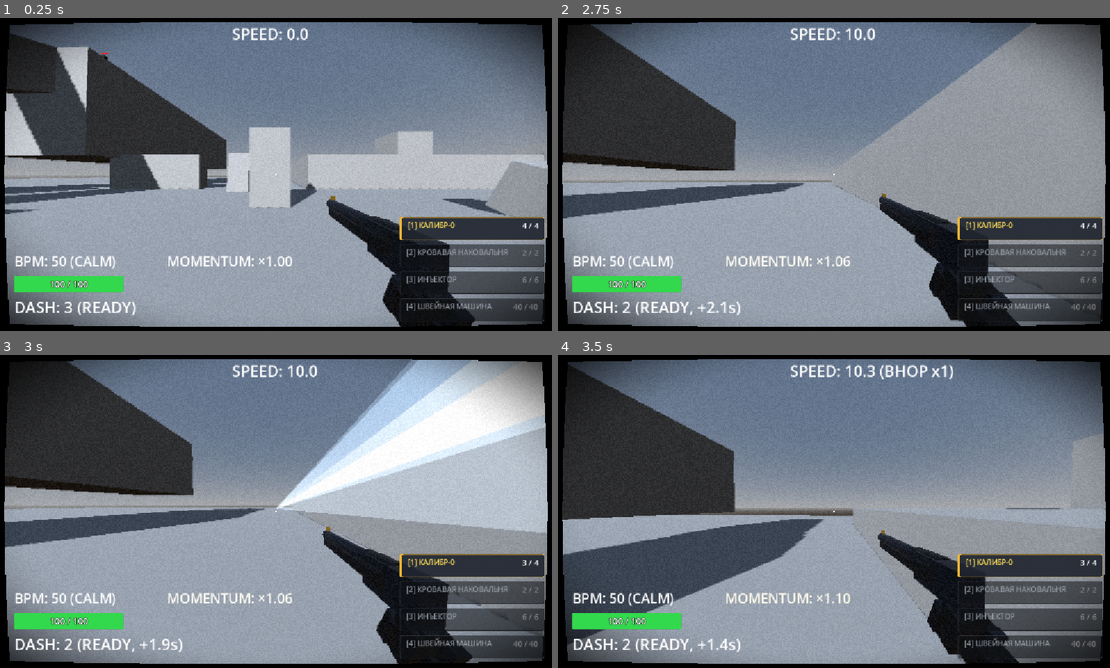
Above: before the commit, frames 1-4 (two rows, left to right).
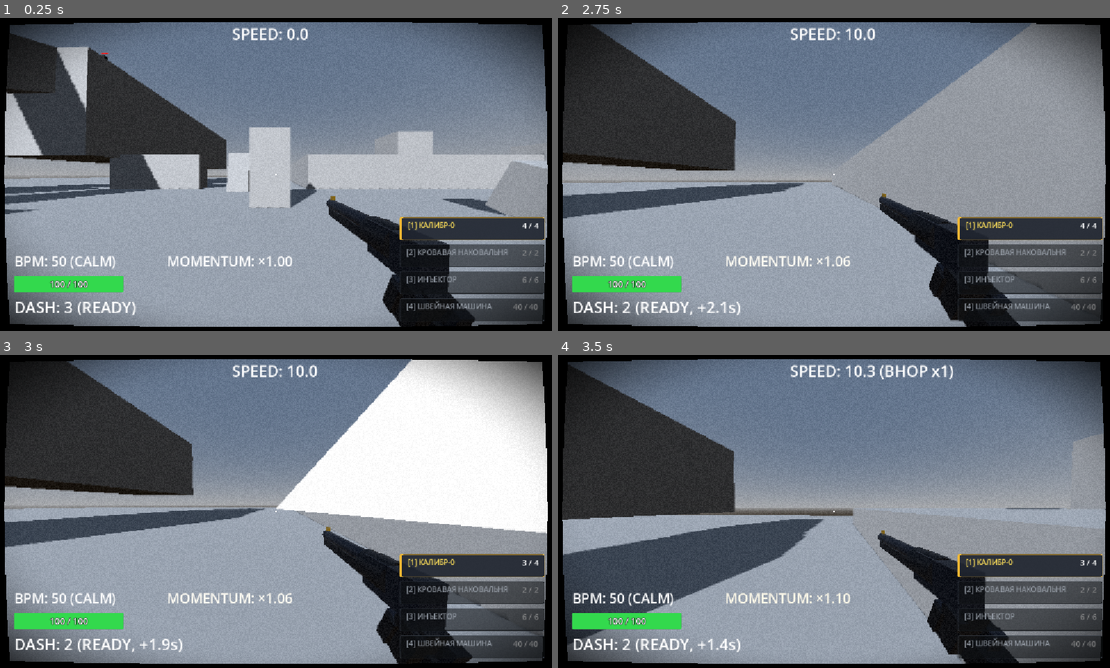
Above: after the commit, the same moments.

Repository: ggou3/voidkill
Game: Godot game, scene res://world.tscn
The game is run twice, just before and just after one commit, with the same random seed, the same clock (stepped at 60 frames per second) and the same inputs.
Inputs (mouse positions are in pixels of both pictures, inside the frame that each line leads up to):
- Up to frame 1 (0.25 s): no input
- Up to frame 2 (2.75 s): tap Enter at 0.5 s; move the mouse to (867, 174) at 0.52 s; hold Right mouse button (alt_fire) 0.53-1.28 s; hold W (move_forward) from 0.53 s (still down); tap Space (jump) at 0.77, 1.52 s; move the mouse to (806, 174) at 1.27 s; tap Shift (dash) at 1.35 s; move the mouse to (850, 168) at 2.02 s; hold F (melee) from 2.03 s (still down)
- Up to frame 3 (3 s): keep holding W (move_forward); move the mouse to (270, 517) at 2.77 s; release F (melee) at 2.78 s; click (270, 517) at 2.85 s
- Up to frame 4 (3.5 s): keep holding W (move_forward); tap Space (jump) at 3.02 s

Frames 1-2 are identical in both runs. In frame 3, 13% of the frame differs, in the area x 50-100%, y 1-58%; in frame 4, nothing differs.

Commit message:
refactor: migrate all tracers to TracerPool, remove duplicates

Diff:
--- a/enemy.gd
+++ b/enemy.gd
@@ -1729,7 +1729,6 @@
 	var damage_per_needle = max(1, int(round(base_needle_dmg * mult)))
 
 	var burst_pos = global_position + Vector3(0.0, 0.85, 0.0)
-	var scene_root = get_tree().current_scene if get_tree().current_scene else get_parent()
 	var space_state = get_world_3d().direct_space_state
 
 	var all_enemies = get_tree().get_nodes_in_group("enemy")
@@ -1818,56 +1817,4 @@
 					var knock = needle_dir * 2.5 + Vector3.UP * 0.8
 					target.take_damage(damage_per_needle, knock, hit_info["hit_pos"], false, false, false, false, depth, "sewing")
 
-		if scene_root:
-			_spawn_needle_shrapnel_tracer(scene_root, burst_pos, needle_end, was_inflated)
-
-func _spawn_needle_shrapnel_tracer(scene_root: Node, start_pos: Vector3, end_pos: Vector3, is_blood_needle: bool):
-	var dir = end_pos - start_pos
-	var dist = dir.length()
-	if dist < 0.15:
-		return
-
-	var forward = dir / dist
-	var up = Vector3.UP
-	if abs(forward.dot(up)) > 0.92:
-		up = Vector3.RIGHT
-	var right = forward.cross(up).normalized()
-	up = right.cross(forward).normalized()
-
-	var mesh_inst = MeshInstance3D.new()
-	var st = SurfaceTool.new()
-	st.begin(Mesh.PRIMITIVE_TRIANGLES)
-
-	var r = 0.016 if is_blood_needle else 0.012
-	st.add_vertex(start_pos - right * r)
-	st.add_vertex(end_pos + right * r)
-	st.add_vertex(end_pos - right * r)
-
-	st.add_vertex(start_pos - right * r)
-	st.add_vertex(start_pos + right * r)
-	st.add_vertex(end_pos + right * r)
-
-	st.add_vertex(start_pos - up * r)
-	st.add_vertex(end_pos + up * r)
-	st.add_vertex(end_pos - up * r)
-
-	st.add_vertex(start_pos - up * r)
-	st.add_vertex(start_pos + up * r)
-	st.add_vertex(end_pos + up * r)
-
-	mesh_inst.mesh = st.commit()
-
-	var mat = StandardMaterial3D.new()
-	mat.transparency = BaseMaterial3D.TRANSPARENCY_ALPHA
-	mat.blend_mode = BaseMaterial3D.BLEND_MODE_ADD
-	mat.shading_mode = BaseMaterial3D.SHADING_MODE_UNSHADED
-	mat.cull_mode = BaseMaterial3D.CULL_DISABLED
-	mat.albedo_color = Color(1.0, 0.35, 0.25, 0.95) if is_blood_needle else Color(0.85, 0.95, 1.0, 0.9)
-	mesh_inst.material_override = mat
-
-	scene_root.add_child(mesh_inst)
-	mesh_inst.global_transform = Transform3D.IDENTITY
-
-	var tween = create_tween()
-	tween.tween_property(mat, "albedo_color:a", 0.0, 0.14).set_trans(Tween.TRANS_QUAD).set_ease(Tween.EASE_OUT)
-	tween.tween_callback(mesh_inst.queue_free)
+		TracerPool.spawn_tracer(burst_pos, needle_end, &"shrapnel", was_inflated)
--- a/weapon_manager.gd
+++ b/weapon_manager.gd
@@ -584,7 +584,7 @@
 			# 0 прямого урона (прямой урон снят), активирует wall_slam и collateral_slam с затуханием цепи chain_depth
 			target.take_damage(0, push_vec, hit_pos, false, false, true, false, chain_depth, "anvil")
 
-		spawn_piston_tracer(start_pos, primary_hit_pos, false)
+		TracerPool.spawn_tracer(start_pos, primary_hit_pos, &"piston", false)
 		return
 
 	# 2. Прямого попадания во врагов нет — проверяем попадание конуса в статичную геометрию (стена, пол, потолок)
@@ -689,7 +689,7 @@
 		head.add_recoil(0.08, 0.25)
 		head.trigger_muzzle_flash(true)
 		AudioManager.play_sound("shotgun_shot")
-		spawn_piston_tracer(start_pos, from_pos + aim_dir * PISTON_RANGE, false)
+		TracerPool.spawn_tracer(start_pos, from_pos + aim_dir * PISTON_RANGE, &"piston", false)
 		GameTypes.debug_log(&"weapon", "[ANVIL PISTON] Air blast (no surface or enemy in range)")
 
 func _perform_self_launch(aim_dir: Vector3, surface_hit_pos: Vector3, _surface_normal: Vector3):
@@ -754,86 +754,11 @@
 	AudioManager.play_sound("shotgun_shot")
 
 	var start_pos = head.get_muzzle_position()
-	spawn_piston_tracer(start_pos, surface_hit_pos, true)
+	TracerPool.spawn_tracer(start_pos, surface_hit_pos, &"piston", true)
 
 	GameTypes.debug_log(&"weapon", "[ANVIL PISTON] SELF-LAUNCH! Chain: %d | Mult: %.2f | Impulse: %.1f | PushDir: %s | Vel: %s" % [
 		anvil_self_launch_chain, mult, final_impulse, push_dir, player_node.velocity
 	])
-
-func spawn_piston_tracer(start_pos: Vector3, end_pos: Vector3, is_self_launch: bool = false):
-	var dir = end_pos - start_pos
-	var dist = dir.length()
-	if dist < 0.2:
-		return
-
-	var forward = dir / dist
-	var up = Vector3.UP
-	if abs(forward.dot(up)) > 0.92:
-		up = Vector3.RIGHT
-	var right = forward.cross(up).normalized()
-	up = right.cross(forward).normalized()
-
-	var mesh_inst = MeshInstance3D.new()
-	var st = SurfaceTool.new()
-	st.begin(Mesh.PRIMITIVE_TRIANGLES)
-
-	var r = 0.07 if is_self_launch else 0.055
-	st.add_vertex(start_pos - right * r)
-	st.add_vertex(end_pos + right * r)
-	st.add_vertex(end_pos - right * r)
-
-	st.add_vertex(start_pos - right * r)
-	st.add_vertex(start_pos + right * r)
-	st.add_vertex(end_pos + right * r)
-
-	st.add_vertex(start_pos - up * r)
-	st.add_vertex(end_pos + up * r)
-	st.add_vertex(end_pos - up * r)
-
-	st.add_vertex(start_pos - up * r)
-	st.add_vertex(start_pos + up * r)
-	st.add_vertex(end_pos + up * r)
-
-	mesh_inst.mesh = st.commit()
-
-	var mat = StandardMaterial3D.new()
-	mat.transparency = BaseMaterial3D.TRANSPARENCY_ALPHA
-	mat.blend_mode = BaseMaterial3D.BLEND_MODE_ADD
-	mat.shading_mode = BaseMaterial3D.SHADING_MODE_UNSHADED
-	mat.cull_mode = BaseMaterial3D.CULL_DISABLED
-	mat.albedo_color = Color(1.0, 0.65, 0.25, 0.9) if is_self_launch else Color(0.85, 0.95, 1.0, 0.9)
-	mesh_inst.material_override = mat
-
-	var scene_root = get_tree().current_scene if get_tree().current_scene else get_parent()
-	if not scene_root:
-		return
-	scene_root.add_child(mesh_inst)
-	mesh_inst.global_transform = Transform3D.IDENTITY
-
-	var tween = create_tween()
-	tween.tween_property(mat, "albedo_color:a", 0.0, 0.16).set_trans(Tween.TRANS_QUAD).set_ease(Tween.EASE_OUT)
-	tween.tween_callback(mesh_inst.queue_free)
-
-	var sphere = MeshInstance3D.new()
-	var smesh = SphereMesh.new()
-	smesh.radius = 0.25
-	smesh.height = 0.5
-	sphere.mesh = smesh
-	var smat = StandardMaterial3D.new()
-	smat.transparency = BaseMaterial3D.TRANSPARENCY_ALPHA
-	smat.blend_mode = BaseMaterial3D.BLEND_MODE_ADD
-	smat.shading_mode = BaseMaterial3D.SHADING_MODE_UNSHADED
-	smat.cull_mode = BaseMaterial3D.CULL_DISABLED
-	smat.albedo_color = Color(1.0, 0.75, 0.3, 0.8) if is_self_launch else Color(0.6, 0.85, 1.0, 0.75)
-	sphere.material_override = smat
-	scene_root.add_child(sphere)
-	sphere.global_position = end_pos
-
-	var stween = create_tween().set_parallel(true)
-	var target_scale = Vector3(2.4, 2.4, 2.4) if is_self_launch else Vector3(1.6, 1.6, 1.6)
-	stween.tween_property(sphere, "scale", target_scale, 0.18).set_trans(Tween.TRANS_QUAD).set_ease(Tween.EASE_OUT)
-	stween.tween_property(smat, "albedo_color:a", 0.0, 0.18).set_trans(Tween.TRANS_QUAD).set_ease(Tween.EASE_IN)
-	stween.chain().tween_callback(sphere.queue_free)
 
 func _fire_injector_inflate():
 	if injector_alt_timer > 0.0:
@@ -865,61 +790,7 @@
 			if target != null and target.has_method("inflate"):
 				target.inflate()
 
-	spawn_inflate_tracer(start_pos, hit_pos)
-
-func spawn_inflate_tracer(start_pos: Vector3, end_pos: Vector3):
-	var dir = end_pos - start_pos
-	var dist = dir.length()
-	if dist < 0.2:
-		return
-
-	var forward = dir / dist
-	var up = Vector3.UP
-	if abs(forward.dot(up)) > 0.92:
-		up = Vector3.RIGHT
-	var right = forward.cross(up).normalized()
-	up = right.cross(forward).normalized()
-
-	var mesh_inst = MeshInstance3D.new()
-	var st = SurfaceTool.new()
-	st.begin(Mesh.PRIMITIVE_TRIANGLES)
-
-	var r = 0.038
-	st.add_vertex(start_pos - right * r)
-	st.add_vertex(end_pos + right * r)
-	st.add_vertex(end_pos - right * r)
-
-	st.add_vertex(start_pos - right * r)
-	st.add_vertex(start_pos + right * r)
-	st.add_vertex(end_pos + right * r)
-
-	st.add_vertex(start_pos - up * r)
-	st.add_vertex(end_pos + up * r)
-	st.add_vertex(end_pos - up * r)
-
-	st.add_vertex(start_pos - up * r)
-	st.add_vertex(start_pos + up * r)
-	st.add_vertex(end_pos + up * r)
-
-	mesh_inst.mesh = st.commit()
-
-	var mat = StandardMaterial3D.new()
-	mat.transparency = BaseMaterial3D.TRANSPARENCY_ALPHA
-	mat.blend_mode = BaseMaterial3D.BLEND_MODE_ADD
-	mat.shading_mode = BaseMaterial3D.SHADING_MODE_UNSHADED
-	mat.cull_mode = BaseMaterial3D.CULL_DISABLED
-	mat.albedo_color = Color(1.0, 0.12, 0.18, 0.95)
-	mesh_inst.material_override = mat
-
-	var scene_root = get_tree().current_scene if get_tree().current_scene else get_parent()
-	if not scene_root:
-		return
-	scene_root.add_child(mesh_inst)
-	mesh_inst.global_transform = Transform3D.IDENTITY
-
-	var tween = create_tween()
-	tween.tween_property(mat, "albedo_color:a", 0.0, 0.25).set_trans(Tween.TRANS_QUAD).set_ease(Tween.EASE_OUT)
-	tween.tween_callback(mesh_inst.queue_free)
+	TracerPool.spawn_tracer(start_pos, hit_pos, &"inflate")
 
 func _fire_caliber_piercing_shot():
 	ammos[0] = 0
@@ -1072,101 +943,10 @@
 
 		target.take_damage(final_dmg, knockback_vector, item["hit_pos"], false, false, false, is_headshot, -1, "caliber0")
 
-	spawn_piercing_beam_tracer(start_pos, beam_end)
+	TracerPool.spawn_tracer(start_pos, beam_end, &"piercing")
 	apply_vacuum_wake(start_pos, beam_end, 2.5, 25.6, null)
 
 	reload()
-
-func spawn_piercing_beam_tracer(start_pos: Vector3, end_pos: Vector3):
-	var dir = end_pos - start_pos
-	var dist = dir.length()
-	if dist < 0.2:
-		return
-
-	var forward = dir / dist
-	var up = Vector3.UP
-	if abs(forward.dot(up)) > 0.92:
-		up = Vector3.RIGHT
-	var right = forward.cross(up).normalized()
-	up = right.cross(forward).normalized()
-
-	var mesh_inst = MeshInstance3D.new()
-	var st = SurfaceTool.new()
-	st.begin(Mesh.PRIMITIVE_TRIANGLES)
-
-	var r_core = 0.065
-	st.add_vertex(start_pos - right * r_core)
-	st.add_vertex(end_pos + right * r_core)
-	st.add_vertex(end_pos - right * r_core)
-
-	st.add_vertex(start_pos - right * r_core)
-	st.add_vertex(start_pos + right * r_core)
-	st.add_vertex(end_pos + right * r_core)
-
-	st.add_vertex(start_pos - up * r_core)
-	st.add_vertex(end_pos + up * r_core)
-	st.add_vertex(end_pos - up * r_core)
-
-	st.add_vertex(start_pos - up * r_core)
-	st.add_vertex(start_pos + up * r_core)
-	st.add_vertex(end_pos + up * r_core)
-
-	var r_outer = 0.26
-	st.add_vertex(start_pos - right * r_outer)
-	st.add_vertex(end_pos + right * r_outer)
-	st.add_vertex(end_pos - right * r_outer)
-
-	st.add_vertex(start_pos - right * r_outer)
-	st.add_vertex(start_pos + right * r_outer)
-	st.add_vertex(end_pos + right * r_outer)
-
-	st.add_vertex(start_pos - up * r_outer)
-	st.add_vertex(end_pos + up * r_outer)
-	st.add_vertex(end_pos - up * r_outer)
-
-	st.add_vertex(start_pos - up * r_outer)
-	st.add_vertex(start_pos + up * r_outer)
-	st.add_vertex(end_pos + up * r_outer)
-
-	mesh_inst.mesh = st.commit()
-
-	var mat = StandardMaterial3D.new()
-	mat.transparency = BaseMaterial3D.TRANSPARENCY_ALPHA
-	mat.blend_mode = BaseMaterial3D.BLEND_MODE_ADD
-	mat.shading_mode = BaseMaterial3D.SHADING_MODE_UNSHADED
-	mat.cull_mode = BaseMaterial3D.CULL_DISABLED
-	mat.albedo_color = Color(0.85, 0.95, 1.0, 0.95)
-	mesh_inst.material_override = mat
-
-	var scene_root = get_tree().current_scene if get_tree().current_scene else get_parent()
-	if not scene_root:
-		return
-	scene_root.add_child(mesh_inst)
-	mesh_inst.global_transform = Transform3D.IDENTITY
-
-	var tween = create_tween()
-	tween.tween_property(mat, "albedo_color:a", 0.0, 0.32).set_trans(Tween.TRANS_QUAD).set_ease(Tween.EASE_OUT)
-	tween.tween_callback(mesh_inst.queue_free)
-
-	var impact_sphere = MeshInstance3D.new()
-	var smesh = SphereMesh.new()
-	smesh.radius = 0.28
-	smesh.height = 0.56
-	impact_sphere.mesh = smesh
-	var imat = StandardMaterial3D.new()
-	imat.transparency = BaseMaterial3D.TRANSPARENCY_ALPHA
-	imat.blend_mode = BaseMaterial3D.BLEND_MODE_ADD
-	imat.shading_mode = BaseMaterial3D.SHADING_MODE_UNSHADED
-	imat.cull_mode = BaseMaterial3D.CULL_DISABLED
-	imat.albedo_color = Color(0.5, 0.85, 1.0, 0.9)
-	impact_sphere.material_override = imat
-	scene_root.add_child(impact_sphere)
-	impact_sphere.global_position = end_pos
-
-	var itween = create_tween().set_parallel(true)
-	itween.tween_property(impact_sphere, "scale", Vector3(2.6, 2.6, 2.6), 0.24).set_trans(Tween.TRANS_QUAD).set_ease(Tween.EASE_OUT)
-	itween.tween_property(imat, "albedo_color:a", 0.0, 0.24).set_trans(Tween.TRANS_QUAD).set_ease(Tween.EASE_IN)
-	itween.chain().tween_callback(impact_sphere.queue_free)
 
 func _fire_sewing_barrage(has_infinite_ammo: bool = false):
 	if sewing_alt_timer > 0.0:
@@ -1230,7 +1010,7 @@
 
 					target.take_damage(final_dmg, knockback_vector, hit_pos, false, false, false, is_headshot, -1, "sewing")
 
-		spawn_needle_tracer(start_pos, hit_pos)
+		TracerPool.spawn_tracer(start_pos, hit_pos, &"needle")
 
 	head.raycast.target_position = Vector3(0, 0, -100)
 	GameTypes.debug_log(&"weapon", "[SEWING MACHINE] Barrage fired! Needles: %d | Ammos remaining: %d" % [NEEDLE_COUNT, ammos[3]])
@@ -1342,251 +1122,15 @@
 					target.take_damage(final_dmg, knockback_vector, hit_pos, false, false, false, is_headshot, -1, weapon_key)
 
 		if w.get("has_vacuum", false):
-			spawn_bullet_tracer(start_pos, hit_pos)
+			TracerPool.spawn_tracer(start_pos, hit_pos, &"bullet")
 			if not is_alt_fire and _get_bpm_tier() == GameTypes.BPMTier.OVERDRIVE:
 				apply_vacuum_wake(start_pos, hit_pos, float(w.get("vacuum_radius", 2.5)), float(w.get("vacuum_force", 25.6)), directly_hit_target)
 		elif weapon_idx == 1:
-			spawn_shotgun_pellet_tracer(start_pos, hit_pos)
+			TracerPool.spawn_tracer(start_pos, hit_pos, &"pellet")
 		elif weapon_idx == 2:
-			spawn_syringe_tracer(start_pos, hit_pos)
+			TracerPool.spawn_tracer(start_pos, hit_pos, &"syringe")
 		elif weapon_idx == 3:
-			spawn_needle_tracer(start_pos, hit_pos)
-
-func spawn_shotgun_pellet_tracer(start_pos: Vector3, end_pos: Vector3):
-	var dir = end_pos - start_pos
-	var dist = dir.length()
-	if dist < 0.2:
-		return
-
-	var forward = dir / dist
-	var up = Vector3.UP
-	if abs(forward.dot(up)) > 0.92:
-		up = Vector3.RIGHT
-	var right = forward.cross(up).normalized()
-	up = right.cross(forward).normalized()
-
-	var mesh_inst = MeshInstance3D.new()
-	var st = SurfaceTool.new()
-	st.begin(Mesh.PRIMITIVE_TRIANGLES)
-
-	var r = 0.016
-	st.add_vertex(start_pos - right * r)
-	st.add_vertex(end_pos + right * r)
-	st.add_vertex(end_pos - right * r)
-
-	st.add_vertex(start_pos - right * r)
-	st.add_vertex(start_pos + right * r)
-	st.add_vertex(end_pos + right * r)
-
-	st.add_vertex(start_pos - up * r)
-	st.add_vertex(end_pos + up * r)
-	st.add_vertex(end_pos - up * r)
-
-	st.add_vertex(start_pos - up * r)
-	st.add_vertex(start_pos + up * r)
-	st.add_vertex(end_pos + up * r)
-
-	mesh_inst.mesh = st.commit()
-
-	var mat = StandardMaterial3D.new()
-	mat.transparency = BaseMaterial3D.TRANSPARENCY_ALPHA
-	mat.blend_mode = BaseMaterial3D.BLEND_MODE_ADD
-	mat.shading_mode = BaseMaterial3D.SHADING_MODE_UNSHADED
-	mat.cull_mode = BaseMaterial3D.CULL_DISABLED
-	mat.albedo_color = Color(1.0, 0.72, 0.25, 0.85)
-	mesh_inst.material_override = mat
-
-	var scene_root = get_tree().current_scene if get_tree().current_scene else get_parent()
-	if not scene_root:
-		return
-	scene_root.add_child(mesh_inst)
-	mesh_inst.global_transform = Transform3D.IDENTITY
-
-	var tween = create_tween()
-	tween.tween_property(mat, "albedo_color:a", 0.0, 0.12).set_trans(Tween.TRANS_QUAD).set_ease(Tween.EASE_OUT)
-	tween.tween_callback(mesh_inst.queue_free)
-
-func spawn_syringe_tracer(start_pos: Vector3, end_pos: Vector3):
-	var dir = end_pos - start_pos
-	var dist = dir.length()
-	if dist < 0.2:
-		return
-
-	var forward = dir / dist
-	var up = Vector3.UP
-	if abs(forward.dot(up)) > 0.92:
-		up = Vector3.RIGHT
-	var right = forward.cross(up).normalized()
-	up = right.cross(forward).normalized()
-
-	var mesh_inst = MeshInstance3D.new()
-	var st = SurfaceTool.new()
-	st.begin(Mesh.PRIMITIVE_TRIANGLES)
-
-	var r = 0.022
-	st.add_vertex(start_pos - right * r)
-	st.add_vertex(end_pos + right * r)
-	st.add_vertex(end_pos - right * r)
-
-	st.add_vertex(start_pos - right * r)
-	st.add_vertex(start_pos + right * r)
-	st.add_vertex(end_pos + right * r)
-
-	st.add_vertex(start_pos - up * r)
-	st.add_vertex(end_pos + up * r)
-	st.add_vertex(end_pos - up * r)
-
-	st.add_vertex(start_pos - up * r)
-	st.add_vertex(start_pos + up * r)
-	st.add_vertex(end_pos + up * r)
-
-	mesh_inst.mesh = st.commit()
-
-	var mat = StandardMaterial3D.new()
-	mat.transparency = BaseMaterial3D.TRANSPARENCY_ALPHA
-	mat.blend_mode = BaseMaterial3D.BLEND_MODE_ADD
-	mat.shading_mode = BaseMaterial3D.SHADING_MODE_UNSHADED
-	mat.cull_mode = BaseMaterial3D.CULL_DISABLED
-	mat.albedo_color = Color(0.25, 1.0, 0.4, 0.95)
-	mesh_inst.material_override = mat
-
-	var scene_root = get_tree().current_scene if get_tree().current_scene else get_parent()
-	if not scene_root:
-		return
-	scene_root.add_child(mesh_inst)
-	mesh_inst.global_transform = Transform3D.IDENTITY
-
-	var tween = create_tween()
-	tween.tween_property(mat, "albedo_color:a", 0.0, 0.18).set_trans(Tween.TRANS_QUAD).set_ease(Tween.EASE_OUT)
-	tween.tween_callback(mesh_inst.queue_free)
-
-func spawn_needle_tracer(start_pos: Vector3, end_pos: Vector3):
-	var dir = end_pos - start_pos
-	var dist = dir.length()
-	if dist < 0.2:
-		return
-
-	var forward = dir / dist
-	var up = Vector3.UP
-	if abs(forward.dot(up)) > 0.92:
-		up = Vector3.RIGHT
-	var right = forward.cross(up).normalized()
-	up = right.cross(forward).normalized()
-
-	var mesh_inst = MeshInstance3D.new()
-	var st = SurfaceTool.new()
-	st.begin(Mesh.PRIMITIVE_TRIANGLES)
-
-	var r = 0.012
-	st.add_vertex(start_pos - right * r)
-	st.add_vertex(end_pos + right * r)
-	st.add_vertex(end_pos - right * r)
-
-	st.add_vertex(start_pos - right * r)
-	st.add_vertex(start_pos + right * r)
-	st.add_vertex(end_pos + right * r)
-
-	st.add_vertex(start_pos - up * r)
-	st.add_vertex(end_pos + up * r)
-	st.add_vertex(end_pos - up * r)
-
-	st.add_vertex(start_pos - up * r)
-	st.add_vertex(start_pos + up * r)
-	st.add_vertex(end_pos + up * r)
-
-	mesh_inst.mesh = st.commit()
-
-	var mat = StandardMaterial3D.new()
-	mat.transparency = BaseMaterial3D.TRANSPARENCY_ALPHA
-	mat.blend_mode = BaseMaterial3D.BLEND_MODE_ADD
-	mat.shading_mode = BaseMaterial3D.SHADING_MODE_UNSHADED
-	mat.cull_mode = BaseMaterial3D.CULL_DISABLED
-	mat.albedo_color = Color(0.85, 0.95, 1.0, 0.9)
-	mesh_inst.material_override = mat
-
-	var scene_root = get_tree().current_scene if get_tree().current_scene else get_parent()
-	if not scene_root:
-		return
-	scene_root.add_child(mesh_inst)
-	mesh_inst.global_transform = Transform3D.IDENTITY
-
-	var tween = create_tween()
-	tween.tween_property(mat, "albedo_color:a", 0.0, 0.10).set_trans(Tween.TRANS_QUAD).set_ease(Tween.EASE_OUT)
-	tween.tween_callback(mesh_inst.queue_free)
-
-func spawn_bullet_tracer(start_pos: Vector3, end_pos: Vector3):
-	var dir = end_pos - start_pos
-	var dist = dir.length()
-	if dist < 0.2:
-		return
-
-	var forward = dir / dist
-	var up = Vector3.UP
-	if abs(forward.dot(up)) > 0.92:
-		up = Vector3.RIGHT
-	var right = forward.cross(up).normalized()
-	up = right.cross(forward).normalized()
-
-	var mesh_inst = MeshInstance3D.new()
-	var st = SurfaceTool.new()
-	st.begin(Mesh.PRIMITIVE_TRIANGLES)
-
-	# 1. Тонкий яркий белый сердечник следа пули (r = 0.035)
-	var r_core = 0.035
-	st.add_vertex(start_pos - right * r_core)
-	st.add_vertex(end_pos + right * r_core)
-	st.add_vertex(end_pos - right * r_core)
-
-	st.add_vertex(start_pos - right * r_core)
-	st.add_vertex(start_pos + right * r_core)
-	st.add_vertex(end_pos + right * r_core)
-
-	st.add_vertex(start_pos - up * r_core)
-	st.add_vertex(end_pos + up * r_core)
-	st.add_vertex(end_pos - up * r_core)
-
-	st.add_vertex(start_pos - up * r_core)
-	st.add_vertex(start_pos + up * r_core)
-	st.add_vertex(end_pos + up * r_core)
-
-	# 2. Внешняя полупрозрачная оболочка вакуумного возмущения воздуха (r = 0.16)
-	var r_outer = 0.16
-	st.add_vertex(start_pos - right * r_outer)
-	st.add_vertex(end_pos + right * r_outer)
-	st.add_vertex(end_pos - right * r_outer)
-
-	st.add_vertex(start_pos - right * r_outer)
-	st.add_vertex(start_pos + right * r_outer)
-	st.add_vertex(end_pos + right * r_outer)
-
-	st.add_vertex(start_pos - up * r_outer)
-	st.add_vertex(end_pos + up * r_outer)
-	st.add_vertex(end_pos - up * r_outer)
-
-	st.add_vertex(start_pos - up * r_outer)
-	st.add_vertex(start_pos + up * r_outer)
-	st.add_vertex(end_pos + up * r_outer)
-
-	var mesh = st.commit()
-	mesh_inst.mesh = mesh
-
-	var mat = StandardMaterial3D.new()
-	mat.transparency = BaseMaterial3D.TRANSPARENCY_ALPHA
-	mat.blend_mode = BaseMaterial3D.BLEND_MODE_ADD
-	mat.shading_mode = BaseMaterial3D.SHADING_MODE_UNSHADED
-	mat.cull_mode = BaseMaterial3D.CULL_DISABLED
-	mat.albedo_color = Color(0.8, 0.92, 1.0, 0.85)
-	mesh_inst.material_override = mat
-
-	var scene_root = get_tree().current_scene if get_tree().current_scene else get_parent()
-	if not scene_root:
-		return
-	scene_root.add_child(mesh_inst)
-	mesh_inst.global_transform = Transform3D.IDENTITY
-
-	var tween = create_tween()
-	tween.tween_property(mat, "albedo_color:a", 0.0, 0.25).set_trans(Tween.TRANS_QUAD).set_ease(Tween.EASE_OUT)
-	tween.tween_callback(mesh_inst.queue_free)
+			TracerPool.spawn_tracer(start_pos, hit_pos, &"needle")
 
 func apply_vacuum_wake(start_pos: Vector3, end_pos: Vector3, radius: float, force: float, excluded_target: Node = null):
 	var line_vec = end_pos - start_pos
Not shown, added: scripts/core/tracer_pool.gd.uid
Not shown, changed: DESIGN.md
